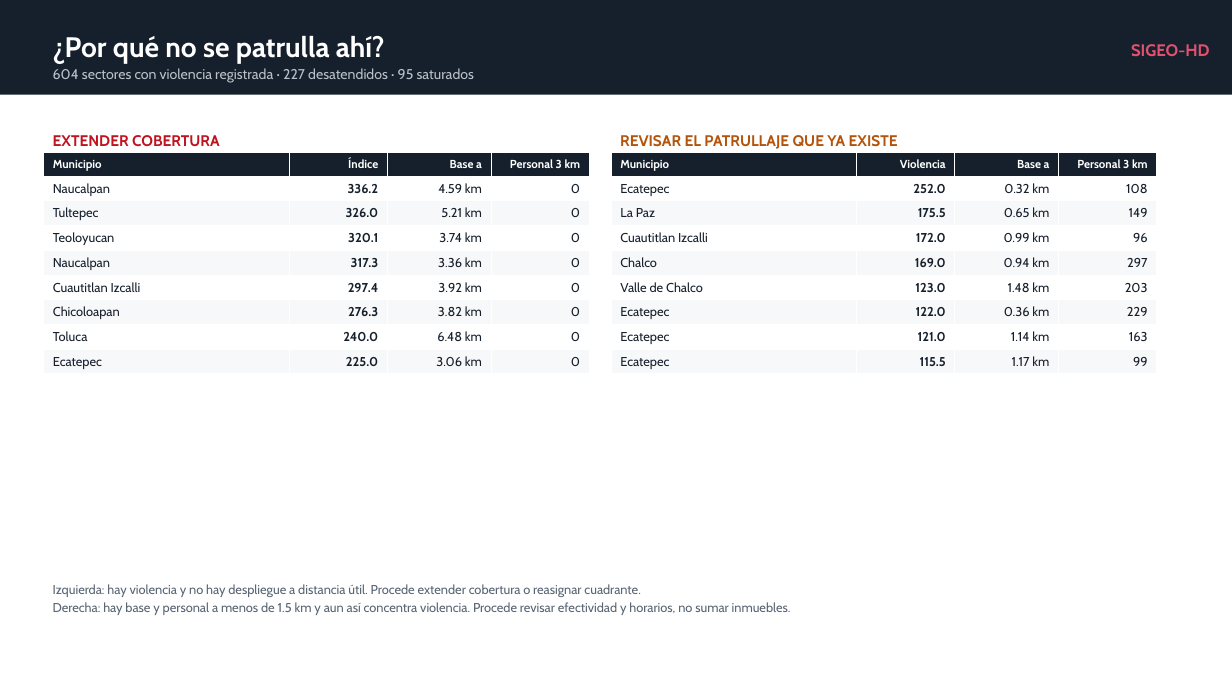
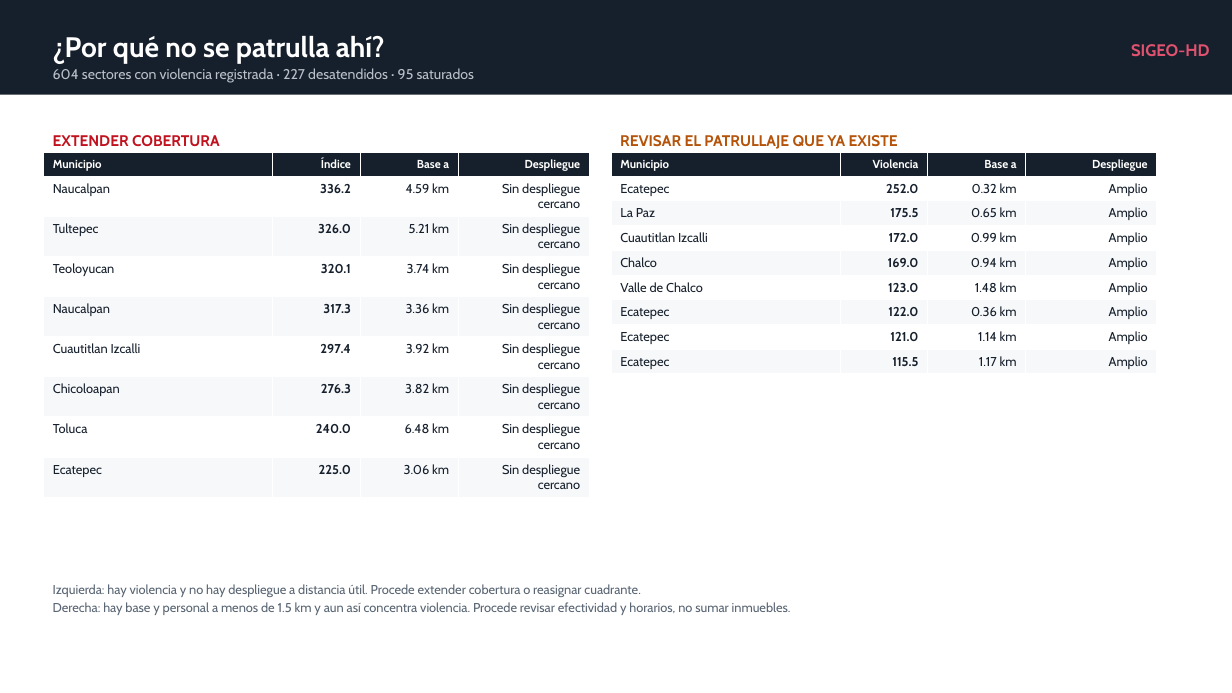
Before and after one commit to sthef0117-ui/sigeo-hd-dgspyt, a slide deck: slide 4 of presentacion/SIGEO-HD_Reunion_Mandos.pptx. Drawn at 1232x693 pixels with LibreOffice and Linux fonts; fonts in the diff are those of the drawing. Boxes give left, top, right and bottom in pixels: in the first picture for what was removed or moved away, otherwise in the second. Text is boxed around its words. In the diff, an @@ line names an element or a change of style, - is before the commit and + after.

```diff
--- a/presentacion/SIGEO-HD_Reunion_Mandos.pptx
+++ b/presentacion/SIGEO-HD_Reunion_Mandos.pptx
@@ table at [43, 152, 589, 493] @@
-row 1, column 4: Personal 3 km
+row 1, column 4: Despliegue
-row 2, column 4: 0
+row 2, column 4: Sin despliegue cercano
-row 3, column 4: 0
+row 3, column 4: Sin despliegue cercano
-row 4, column 4: 0
+row 4, column 4: Sin despliegue cercano
-row 5, column 4: 0
+row 5, column 4: Sin despliegue cercano
-row 6, column 4: 0
+row 6, column 4: Sin despliegue cercano
-row 7, column 4: 0
+row 7, column 4: Sin despliegue cercano
-row 8, column 4: 0
+row 8, column 4: Sin despliegue cercano
-row 9, column 4: 0
+row 9, column 4: Sin despliegue cercano
@@ table at [611, 152, 1156, 373] @@
-row 1, column 4: Personal 3 km
+row 1, column 4: Despliegue
-row 2, column 4: 108
+row 2, column 4: Amplio
-row 3, column 4: 149
+row 3, column 4: Amplio
-row 4, column 4: 96
+row 4, column 4: Amplio
-row 5, column 4: 297
+row 5, column 4: Amplio
-row 6, column 4: 203
+row 6, column 4: Amplio
-row 7, column 4: 229
+row 7, column 4: Amplio
-row 8, column 4: 163
+row 8, column 4: Amplio
-row 9, column 4: 99
+row 9, column 4: Amplio
```
Also in this commit, not shown: 3 other slides changed, 18 other files.
